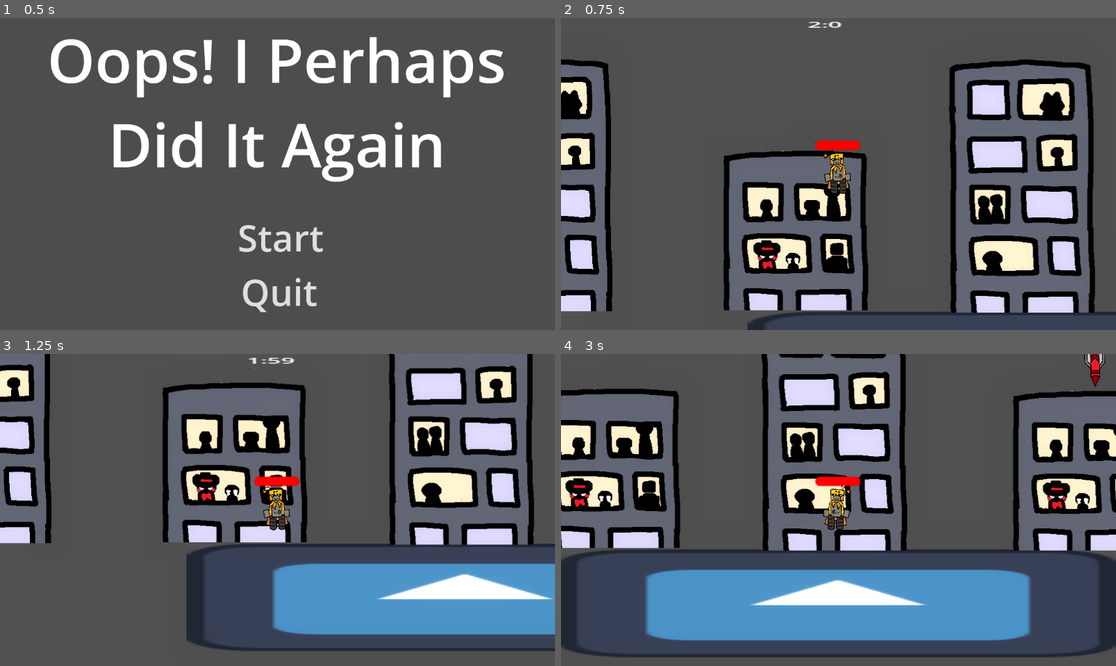
Above: before the commit, frames 1-4 (two rows, left to right).
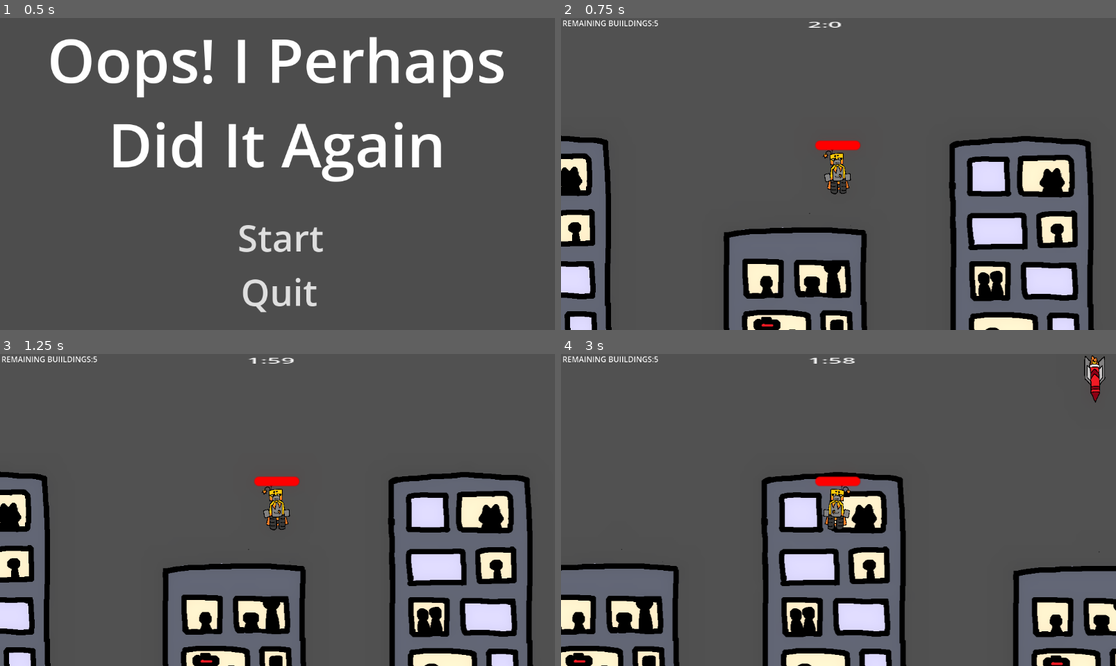
Above: after the commit, the same moments.

Repository: GeirlanthArchivest/oops--i-maybe-did-it-again
Game: Godot game, scene res://Scenes/start_menu.tscn
The game is run twice, just before and just after one commit, with the same random seed, the same clock (stepped at 60 frames per second) and the same inputs. The engine's default icon, where the game draws it, is replaced by a stand-in: a white triangle on a blue panel in a dark square.
Inputs (mouse positions are in pixels of both pictures, inside the frame that each line leads up to):
- Up to frame 1 (0.5 s): no input
- Up to frame 2 (0.75 s): click "Start" at 0.5 s
- Up to frame 3 (1.25 s): no input
- Up to frame 4 (3 s): tap Enter (shoot) at 1.25, 2.1 s; move the mouse to (960, 494) at 1.27 s; hold Right (move_right) 1.28-2.78 s; tap Space (jump) at 1.35, 1.52, 1.82, 2.27, 2.3, 2.57, 2.85 s; move the mouse to (727, 525) at 2.02 s; move the mouse to (894, 441) at 2.77 s; hold Left (move_left) from 2.78 s (still down)

Frame 1 is identical in both runs. In frame 2, 36% of the frame differs, in the area x 0-100%, y 0-100%; in frame 3, 59%; in frame 4, 67%.

Commit message:
fixed visibility on end screen
Also tried to do collision shape changes to fit building. Suffice to say the later didn't work so I got rid of it

Diff:
--- a/oops!-i-maybe-did-it-again/Scenes/building.tscn
+++ b/oops!-i-maybe-did-it-again/Scenes/building.tscn
@@ -1,14 +1,14 @@
 [gd_scene load_steps=4 format=3 uid="uid://cxeh5hlakmc6l"]
 
-[ext_resource type="Texture2D" uid="uid://c4xvp6hy8ihf1" path="res://Assets/Building 3.png" id="1_amr18"]
+[ext_resource type="Texture2D" uid="uid://ip13hhkgwcar" path="res://Assets/Building 1.png" id="1_amr18"]
 [ext_resource type="Script" uid="uid://638bm024pnig" path="res://Scripts/building.gd" id="1_uj2qm"]
 
 [sub_resource type="RectangleShape2D" id="RectangleShape2D_uj2qm"]
-size = Vector2(47.775387, 81.99521)
+size = Vector2(46, 81.39327)
 
 [node name="Building" type="Sprite2D" groups=["building"]]
 texture = ExtResource("1_amr18")
-offset = Vector2(0, -182)
+offset = Vector2(0, -300)
 script = ExtResource("1_uj2qm")
 
 [node name="Hitbox" type="Area2D" parent="."]
@@ -17,8 +17,8 @@
 collision_mask = 2
 
 [node name="CollisionShape2D" type="CollisionShape2D" parent="Hitbox"]
-position = Vector2(1.0316956, -41.02051)
-scale = Vector2(1, 0.99999976)
+position = Vector2(0.55552655, -40.85281)
+scale = Vector2(1, 0.9999988)
 shape = SubResource("RectangleShape2D_uj2qm")
 
 [connection signal="area_entered" from="Hitbox" to="." method="_on_hitbox_area_entered"]
--- a/oops!-i-maybe-did-it-again/Scenes/main_level.tscn
+++ b/oops!-i-maybe-did-it-again/Scenes/main_level.tscn
@@ -18,9 +18,10 @@
 script = ExtResource("1_qbrl8")
 
 [node name="Player" parent="." instance=ExtResource("1_q2fht")]
-position = Vector2(191, 141)
+position = Vector2(191, 0)
 
 [node name="Camera2D" type="Camera2D" parent="."]
+z_index = 2
 position = Vector2(577, 324)
 
 [node name="Timer" type="Label" parent="Camera2D"]
@@ -34,6 +35,8 @@
 grow_horizontal = 2
 scale = Vector2(3.135, 1)
 size_flags_horizontal = 8
+theme_override_colors/font_outline_color = Color(0, 0, 0, 1)
+theme_override_constants/outline_size = 1
 text = "fuck"
 autowrap_mode = 2
 uppercase = true
@@ -60,6 +63,18 @@
 
 [node name="Marker2D5" type="Marker2D" parent="Camera2D/Spawnpoints" groups=["spawn"]]
 position = Vector2(-5, -317)
+
+[node name="Label" type="Label" parent="Camera2D"]
+offset_left = -573.0
+offset_top = -325.0
+offset_right = -308.0
+offset_bottom = -276.0
+size_flags_horizontal = 0
+theme_override_colors/font_outline_color = Color(0, 0, 0, 1)
+theme_override_constants/outline_size = 1
+autowrap_mode = 2
+uppercase = true
+metadata/_edit_use_anchors_ = true
 
 [node name="StaticBody2D" type="StaticBody2D" parent="." groups=["Floor"]]
 position = Vector2(576, 449)
--- a/oops!-i-maybe-did-it-again/Scenes/win_screen.tscn
+++ b/oops!-i-maybe-did-it-again/Scenes/win_screen.tscn
@@ -24,6 +24,7 @@
 uppercase = true
 
 [node name="Lose Screen" type="Control" parent="."]
+visible = false
 anchors_preset = 0
 
 [node name="Label" type="Label" parent="Lose Screen"]
--- a/oops!-i-maybe-did-it-again/Scripts/Level.gd
+++ b/oops!-i-maybe-did-it-again/Scripts/Level.gd
@@ -17,6 +17,8 @@
 	if Global.numOfBuildings.is_empty():
 		Global.win = true
 		Global.scene_change()
+	else:
+		$Camera2D/Label.text = ("Remaining Buiildings:" + str(Global.numOfBuildings.size()))
 
 func _on_timer_timeout() -> void:
 	Global.win = false
--- a/oops!-i-maybe-did-it-again/Scripts/building.gd
+++ b/oops!-i-maybe-did-it-again/Scripts/building.gd
@@ -9,6 +9,9 @@
 var building_texture1 = preload("res://Assets/Building 1.png")
 var building_texture2 = preload("res://Assets/Building 2.png")
 var building_texture3 = preload("res://Assets/Building 3.png")
+
+var collision_sizes_x:int
+var collision_sizes_y:int
 
 # Called when the node enters the scene tree for the first time.
 func _ready():
@@ -31,7 +34,7 @@
 			queue_free()
 
 func building_asset():
-	var building_asset_pick = randi_range(-1,4)
+	var building_asset_pick = randi_range(-1,3)
 	if building_asset_pick == 0:
 		texture = building_texture1
 		offset.y = -300
--- a/oops!-i-maybe-did-it-again/Scripts/player.gd
+++ b/oops!-i-maybe-did-it-again/Scripts/player.gd
@@ -25,13 +25,13 @@
 	if Input.is_action_pressed("shoot")  and Global.node_creation_parent != null and can_shoot:
 		fire()
 
-	# Add the gravity.
-	if not is_on_floor():
-		velocity += get_gravity() * delta
-
-	# Handle jump.
-	if Input.is_action_just_pressed("jump") and is_on_floor():
-		velocity.y = JUMP_VELOCITY
+	## Add the gravity.
+	#if not is_on_floor():
+		#velocity += get_gravity() * delta
+#
+	## Handle jump.
+	#if Input.is_action_just_pressed("jump") and is_on_floor():
+		#velocity.y = JUMP_VELOCITY
 
 	# Get the input direction and handle the movement/deceleration.
 	# As good practice, you should replace UI actions with custom gameplay actions.
